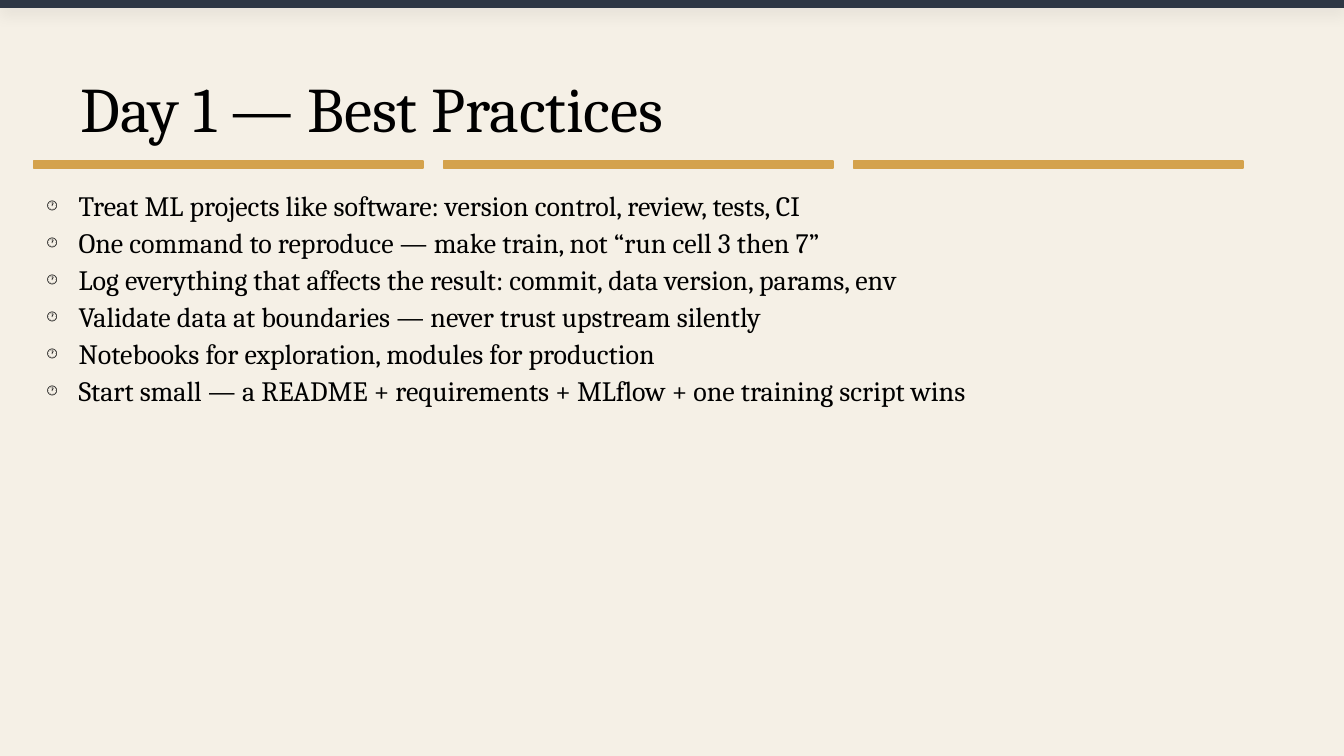
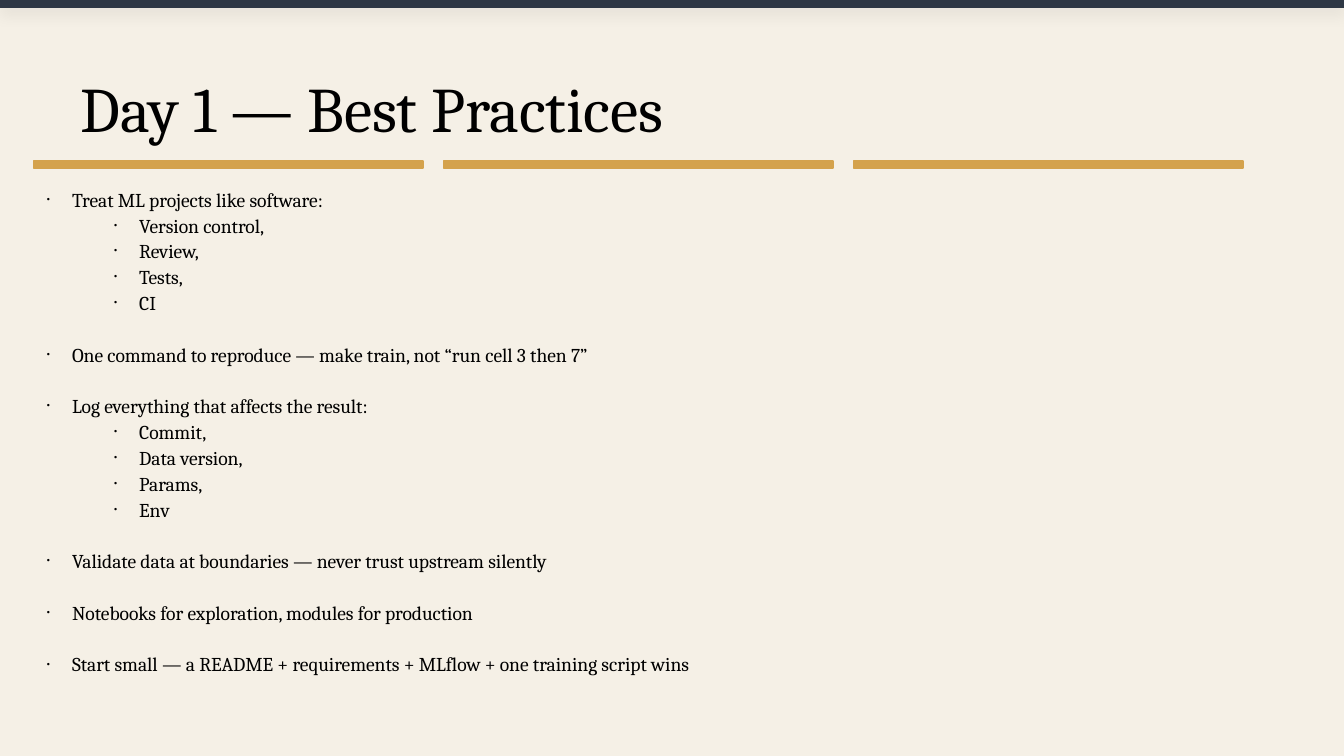
Before and after one commit to davejeon/dsr_ml_ops, a slide deck: slide 37 of day1_slides.pptx (slide 21 before the commit). Drawn at 1344x756 pixels with LibreOffice and Linux fonts; fonts in the diff are those of the drawing. Boxes give left, top, right and bottom in pixels: in the first picture for what was removed or moved away, otherwise in the second. Text is boxed around its words. In the diff, an @@ line names an element or a change of style, - is before the commit and + after.

```diff
--- a/day1_slides.pptx
+++ b/day1_slides.pptx
@@ text at [72,193,323,310]: text changed; size 15 to 10.5 pt @@
-🕐 Treat ML projects like software: version control, review, tests, CI
+• Treat ML projects like software:
+  • Version control,
+  • Review,
+  • Tests,
+  • CI
@@ text at [72,348,689,676]: size 15 to 10.5 pt in "One command to reproduce — make train, ...", "Validate data at boundaries — never trust ...", "Notebooks for exploration, modules for production", "Start small — a README + requirements ..."; bullet 🕐 to • @@
@@ text at [72,399,368,517]: text changed; size 15 to 10.5 pt @@
-🕐 Log everything that affects the result: commit, data version, params, env
+• Log everything that affects the result:
+  • Commit,
+  • Data version,
+  • Params,
+  • Env
```
Also in this commit, not shown: 10 other slides changed, 19 slides added, 3 slides removed, 3 other files.
